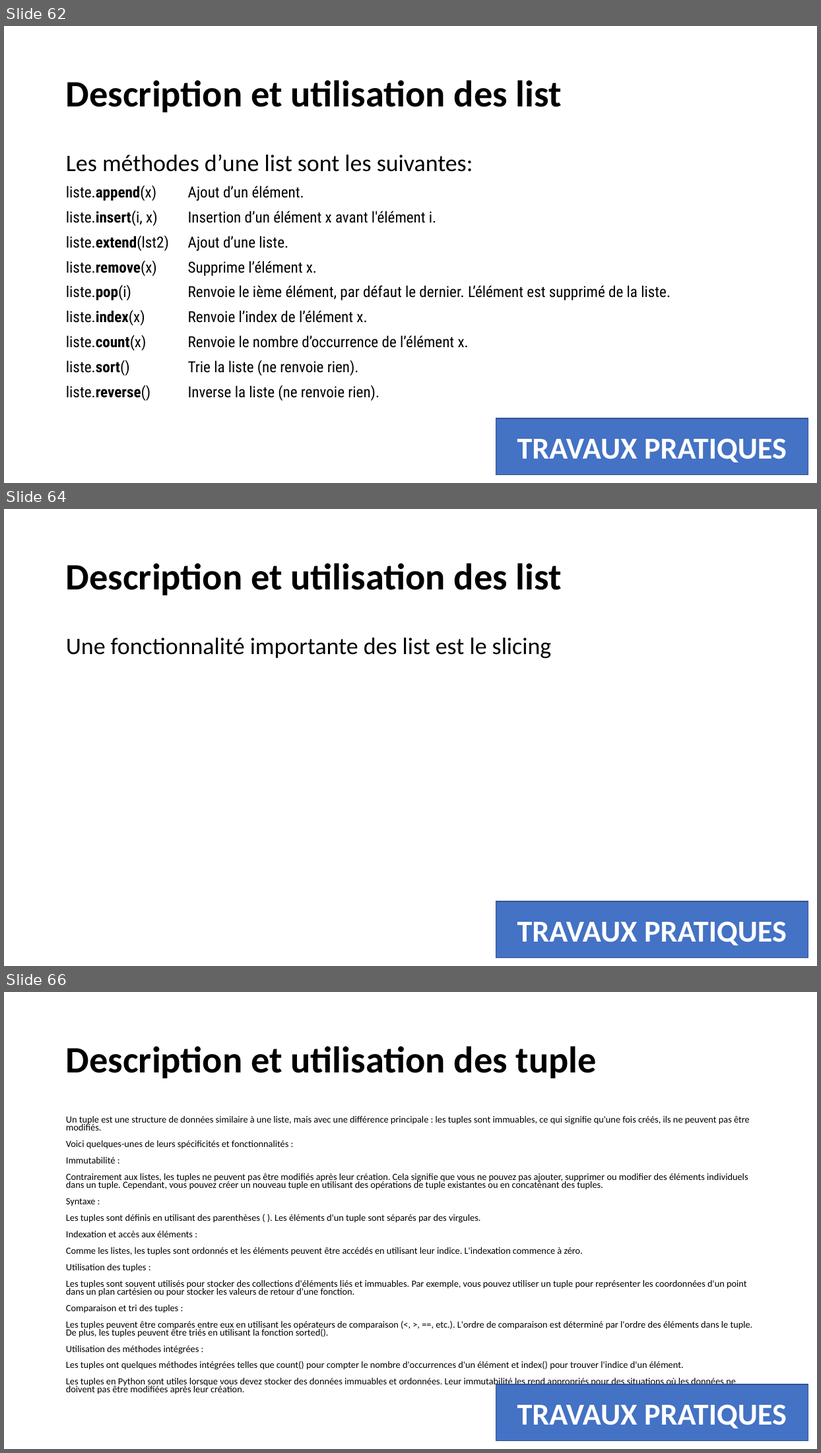
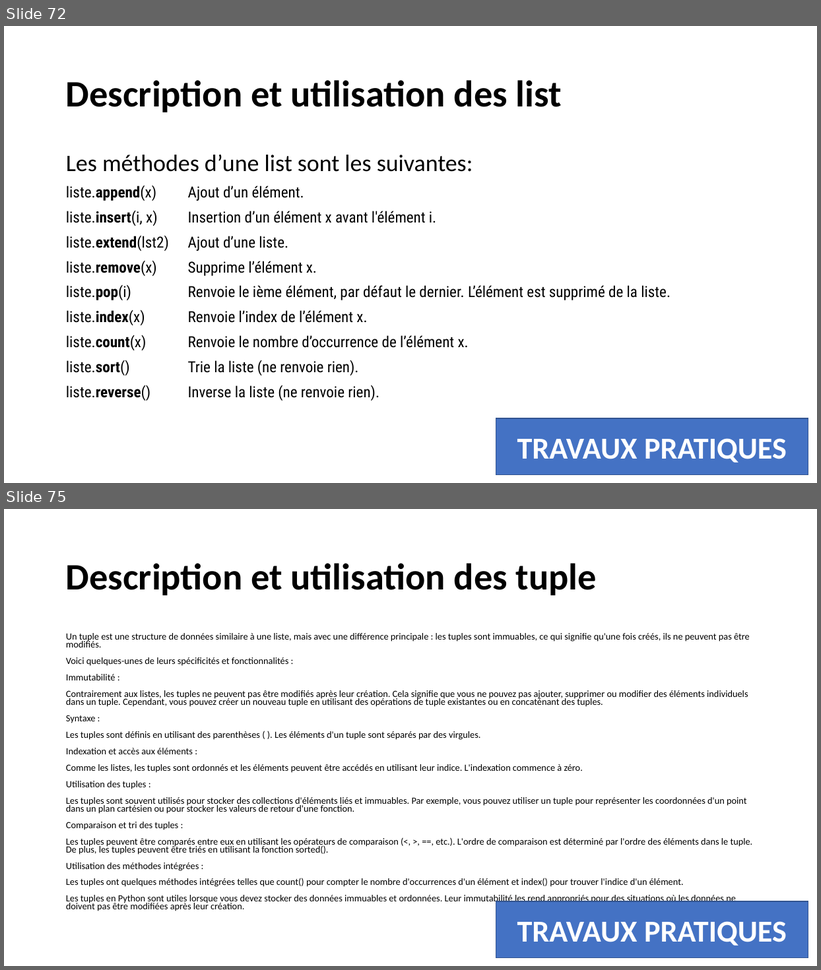
Before and after one commit to AAFINSYS/Formation-Cegos-Python-LI248, a slide deck: Python init ib LI248.pptx. Shown one above the other, each under a label of ours: slides 62, 64 and 66 before the commit, slides 72 and 75 after it; the slides between them are not shown. The pictures are 821x1453 and 821x970 pixels, drawn with LibreOffice and Linux fonts; fonts in the diff are those of the drawing; background and template pictures are left out. Boxes give left, top, right and bottom in pixels: in the first picture for what was removed or moved away, otherwise in the second. Text is boxed around its words. In the diff, an @@ line names an element or a change of style, - is before the commit and + after.

```diff
--- a/Python init ib LI248.pptx
+++ b/Python init ib LI248.pptx
@@ slide 64 removed at (4,509,817,966), background picture (left out) @@
@@ title removed at (66,563,562,595) @@
-Description et utilisation des list
@@ text removed at (66,638,552,658) @@
-Une fonctionnalité importante des list est le slicing
@@ rectangle removed at (496,902,809,958) @@
-TRAVAUX PRATIQUES
@@ what was slide 62 is now slide 72 @@
@@ what was slide 66 is now slide 75 @@
```
Also in this commit, not shown: 6 slides changed, 11 slides added.
